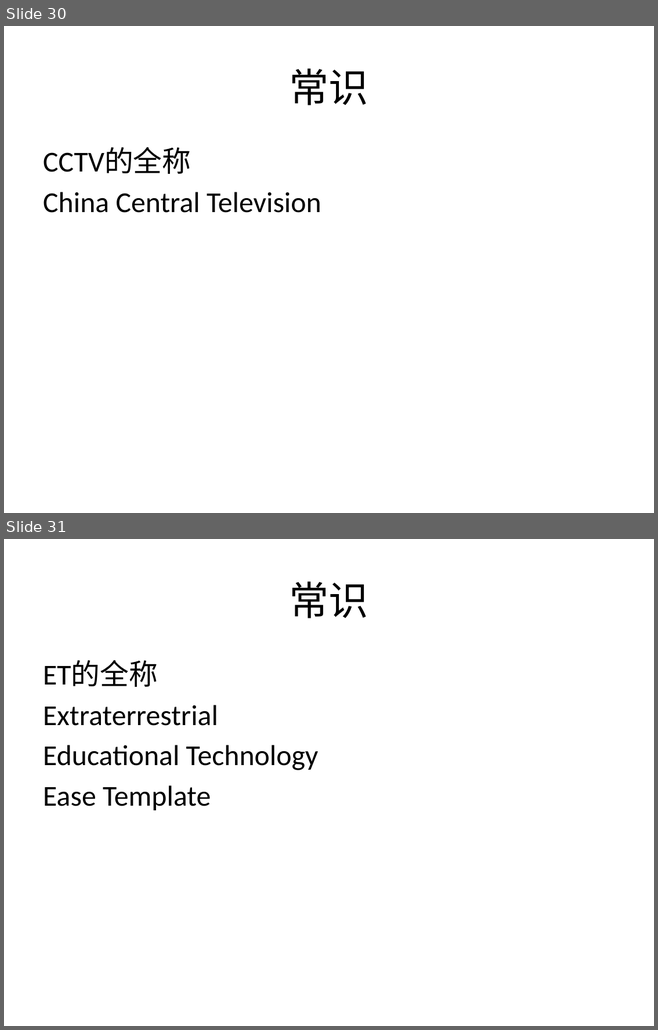
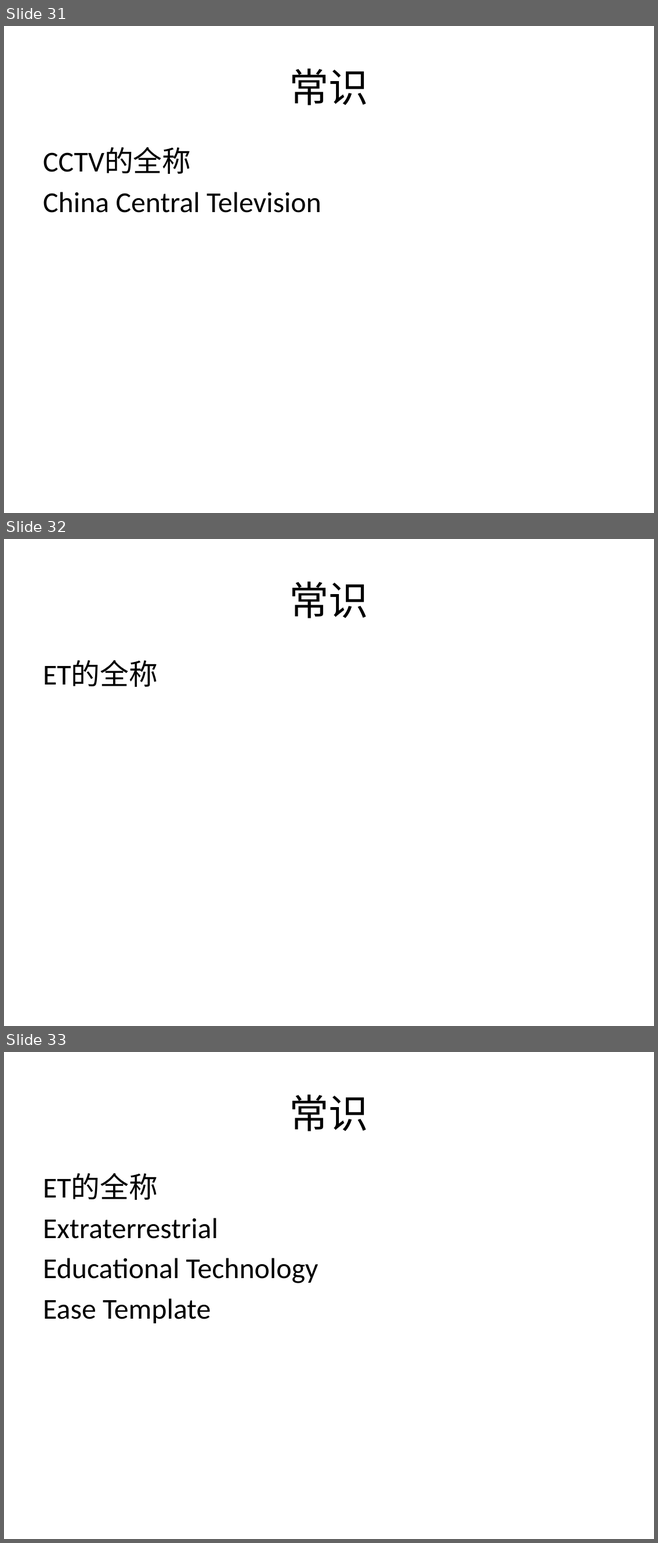
Before and after one commit to GLgele/public-temps, a slide deck: Leadership Summit 2021/Ice Breaking Activities/05 Fingerboard 5.pptx. Shown one above the other, each under a label of ours: slides 30 and 31 before the commit, slides 31, 32 and 33 after it. The pictures are 658x1030 and 658x1543 pixels, drawn with LibreOffice and Linux fonts; fonts in the diff are those of the drawing. Boxes give left, top, right and bottom in pixels: in the first picture for what was removed or moved away, otherwise in the second. Text is boxed around its words. In the diff, an @@ line names an element or a change of style, - is before the commit and + after.

```diff
--- a/Leadership Summit 2021/Ice Breaking Activities/05 Fingerboard 5.pptx
+++ b/Leadership Summit 2021/Ice Breaking Activities/05 Fingerboard 5.pptx
@@ slide 32 added at (4,539,654,1026), background #FFFFFF @@
@@ title added at (289,581,368,618), 44 pt, text #000000 @@
+常识
@@ text added at (43,661,158,687), 32 pt, text #000000 @@
+ET的全称
@@ what was slide 30 is now slide 31 @@
@@ what was slide 31 is now slide 33 @@
```
Also in this commit, not shown: 1 other slide added, 1 slide removed.
